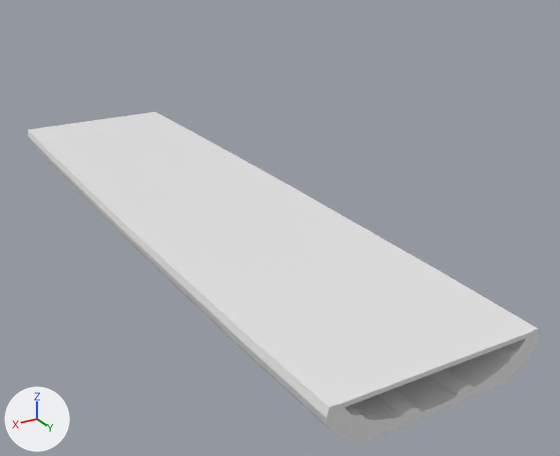
The Blender file Badass_Upgrade/DESIGN/PassarellaModificada/passarellaMod.blend as it was, and as the next commit left it.
Before and after are seen from a camera (50 mm lens) standing at (17.7, 38.2, 24.6) and looking at (-3.2, 3.4, 7.2). The lights are fixed; the arrows at lower left show +X, +Y and +Z.

Objects in the first picture: 'Cilindro', 'Cilindro.001', 'Cilindro.002', 'Cilindro.003', 'Cube.001', 'Sphere.001'.
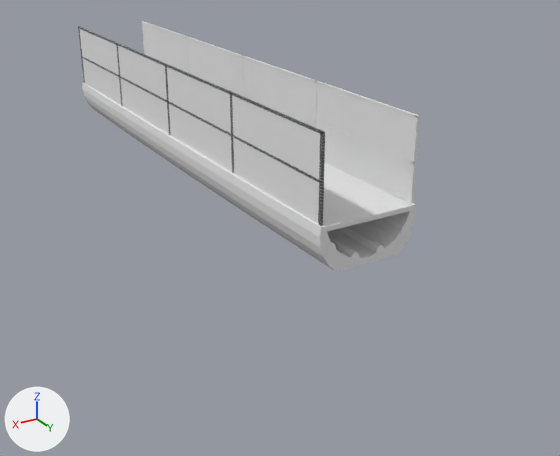
Location of each change, [x1, y1, x2, y2] in pixels of the pictures (560 x 456 px):
'Cube.001', moved, rescaled
    before: [37, 113, 533, 410]
    after: [323, 163, 414, 232]
'Sphere.001', moved, rescaled (35% narrower, 42% shorter)
    before: [27, 112, 538, 441]
    after: [82, 82, 416, 271]
'Cube.002', added
    after: [80, 29, 320, 224]
'Cube.000', added
    after: [143, 23, 414, 202]
'Cubo.022', added
    after: [78, 26, 325, 226]
'Cubo.002', added
    after: [142, 21, 419, 204]
'Cilindro.002', moved, rescaled
    before: [428, 368, 473, 396]
    after: [335, 226, 384, 253]
'Cilindro.003', moved, rescaled
    before: [376, 389, 420, 416]
    after: [328, 235, 359, 258]
'Cilindro.001', moved
    before: [491, 346, 525, 366]
    after: [378, 216, 409, 237]
'Cilindro', moved, rescaled
    before: [344, 405, 365, 431]
    after: [327, 241, 336, 257]

Patch to the scene script:
```diff
--- a/Badass_Upgrade/DESIGN/PassarellaModificada/passarellaMod.blend.py
+++ b/Badass_Upgrade/DESIGN/PassarellaModificada/passarellaMod.blend.py
@@ ob_cilindro @@
 ob_cilindro = bpy.data.objects.new('Cilindro', me_cilindro)
-ob_cilindro.location = (3.62, -0.26, 7.15)
+ob_cilindro.location = (1.3, -0.07, 11.46)
 ob_cilindro.rotation_euler = (1.571, 0.0, 0.0)  # degrees (90, 0, 0)
-ob_cilindro.scale = (0.475, 0.303, 20.2)
+ob_cilindro.scale = (0.221, 0.303, 15.0)
@@ ob_cube_001 @@
 ob_cube_001 = bpy.data.objects.new('Cube.001', me_cube_006)
-ob_cube_001.location = (-0.44, -0.31, 8.14)
-ob_cube_001.scale = (4.82, -20.3, 0.106)
+ob_cube_001.location = (-0.63, -0.11, 12.44)
+ob_cube_001.scale = (2.24, -15.0, 0.106)
@@ ob_sphere_001 @@
 ob_sphere_001 = bpy.data.objects.new('Sphere.001', me_sphere_002)
-ob_sphere_001.location = (-0.41, 16.01, 1.9)
+ob_sphere_001.location = (-0.57, 11.98, 6.21)
 ob_sphere_001.rotation_euler = (0.0, 0.0, 1.571)  # degrees (0, 0, 90)
-ob_sphere_001.scale = (9.28, 8.45, 2.38)
+ob_sphere_001.scale = (6.87, 3.93, 2.38)
@@ ob_cilindro_001 @@
 ob_cilindro_001 = bpy.data.objects.new('Cilindro.001', me_cilindro_001)
-ob_cilindro_001.location = (-4.56, -0.26, 7.15)
+ob_cilindro_001.location = (-2.51, -0.07, 11.46)
 ob_cilindro_001.rotation_euler = (1.571, 0.0, 0.0)  # degrees (90, 0, 0)
@@ ob_cilindro_002 @@
 ob_cilindro_002 = bpy.data.objects.new('Cilindro.002', me_cilindro_002)
-ob_cilindro_002.location = (-1.87, -0.32, 6.43)
+ob_cilindro_002.location = (-1.25, -0.12, 10.75)
 ob_cilindro_002.rotation_euler = (1.571, 0.0, 0.0)  # degrees (90, 0, 0)
-ob_cilindro_002.scale = (0.475, 0.303, 20.2)
+ob_cilindro_002.scale = (0.221, 0.303, 15.0)
@@ ob_cilindro_003 @@
 ob_cilindro_003 = bpy.data.objects.new('Cilindro.003', me_cilindro_003)
-ob_cilindro_003.location = (0.95, -0.31, 6.43)
+ob_cilindro_003.location = (0.06, -0.1, 10.75)
 ob_cilindro_003.rotation_euler = (1.571, 0.0, 0.0)  # degrees (90, 0, 0)
-ob_cilindro_003.scale = (0.475, 0.303, 20.2)
+ob_cilindro_003.scale = (0.221, 0.303, 15.0)
@@ ob_cube_002 @@
+ob_cube_002 = bpy.data.objects.new('Cube.002', me_cube_005)  # a box spanning x -1.0..1.0, y -1.0..1.0, z -1.0..1.0; in mat_cristal (white #e7e7e7)
+ob_cube_002.location = (1.72, -0.11, 14.41)
+ob_cube_002.rotation_euler = (0.0, 1.571, 0.0)  # degrees (0, 90, 0)
+ob_cube_002.scale = (1.98, 14.9, 0.025)
@@ ob_cube_000 @@
+ob_cube_000 = bpy.data.objects.new('Cube.000', me_cube_004)  # a box spanning x -1.0..1.0, y -1.0..1.0, z -1.0..1.0; in mat_cristal (white #e7e7e7)
+ob_cube_000.location = (-2.88, -0.11, 14.41)
+ob_cube_000.rotation_euler = (0.0, 1.571, 0.0)  # degrees (0, 90, 0)
+ob_cube_000.scale = (1.98, 14.9, 0.025)
@@ ob_cubo_022 @@
+ob_cubo_022 = bpy.data.objects.new('Cubo.022', me_cubo_024)  # 104 vertices, 78 faces; spans x -1.0..1.0, y -79.3..1.0, z -6.9..1.0; in mat_barandillametal1_jpg (picture img_barandillametal1_jpg)
+ob_cubo_022.location = (1.71, -11.2, 16.36)
+ob_cubo_022.rotation_euler = (1.571, 0.0, 0.0)  # degrees (90, 0, 0)
+ob_cubo_022.scale = (0.05, 0.05, 3.78)
@@ ob_cubo_002 @@
+ob_cubo_002 = bpy.data.objects.new('Cubo.002', me_cubo_008)  # 104 vertices, 78 faces; spans x -1.0..1.0, y -1.0..314.0, z -1.0..1.0; in mat_brandilla (white #e7e7e7)
+ob_cubo_002.location = (-2.89, -14.89, 14.39)
+ob_cubo_002.scale = (0.05, 0.0945, 2.0)
```
